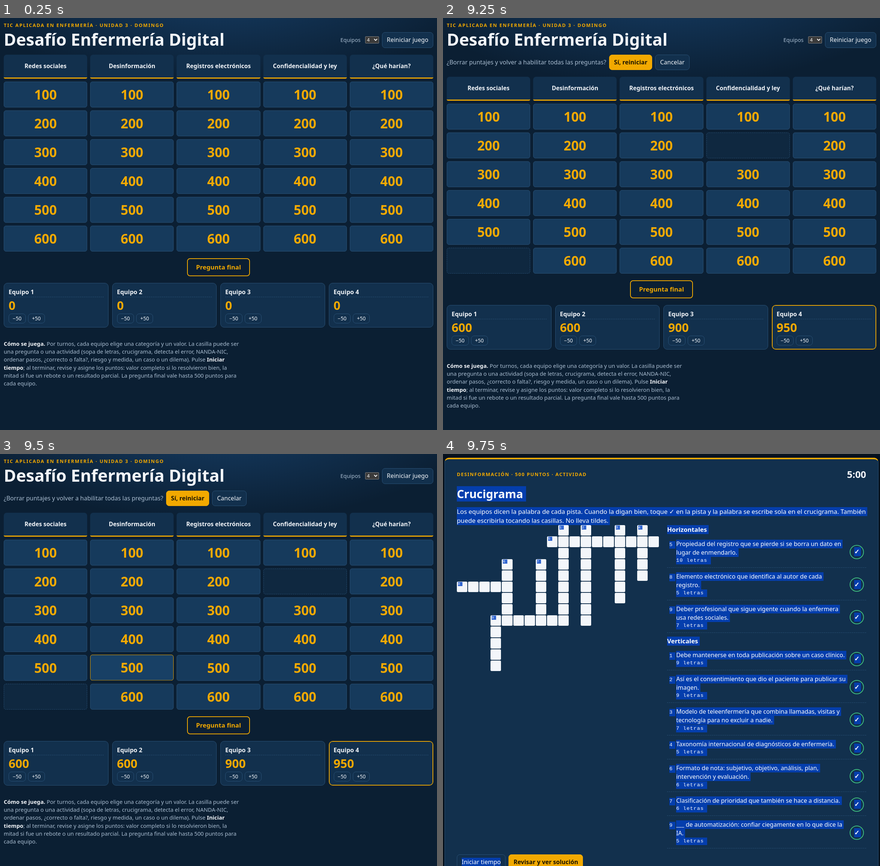
Above: before the commit, frames 1-4 (two rows, left to right).
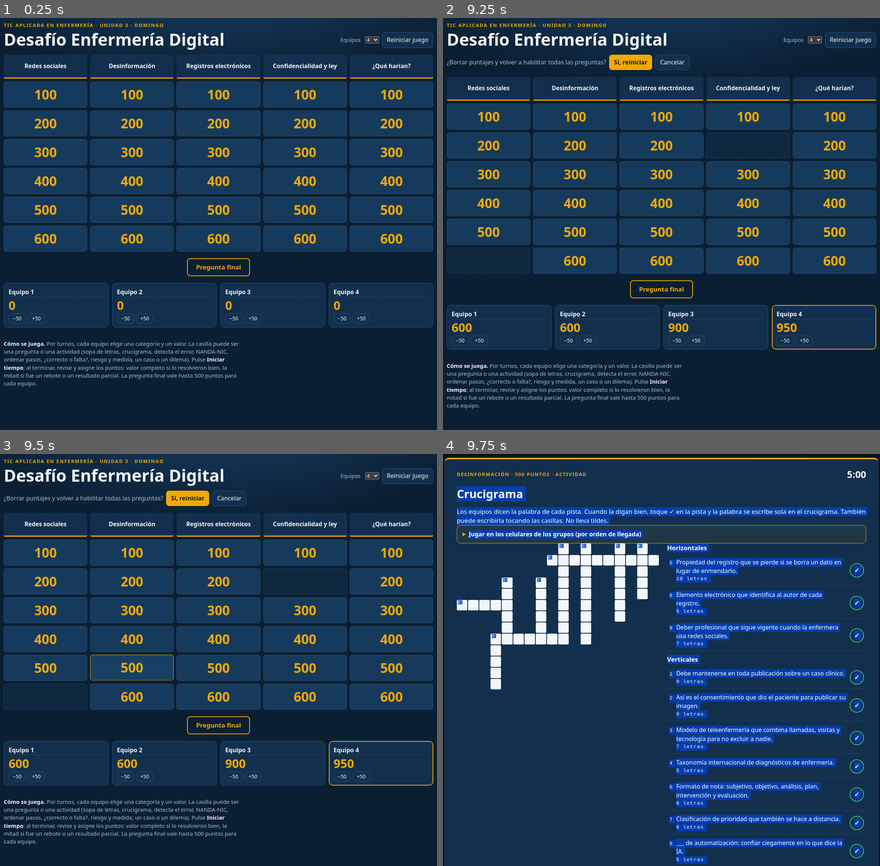
Above: after the commit, the same moments.

Repository: alexleon2021/juegos
Game: browser game, page index.html
The game is run twice, just before and just after one commit, with the same random seed, the same clock (stepped at 60 frames per second) and the same inputs.
Inputs (mouse positions are in pixels of both pictures, inside the frame that each line leads up to):
- Up to frame 1 (0.25 s): no input
- Up to frame 2 (9.25 s): move the mouse to (661, 174) at 1.07 s; click "200" at 1.27 s; move the mouse to (574, 133) at 1.67 s; click "Iniciar tiempo" at 1.77 s; click "Pausar tiempo" at 1.87 s; press the mouse at (748, 125) at 2.27 s; release the mouse at (661, 112) at 2.4 s; click "Cerrar y volver al tablero" at 2.47 s; tap Enter at 2.52, 7.52 s; move the mouse to (727, 191) at 2.87 s; click "+50" at 3.07 s; click "Reiniciar juego" at 3.27 s; move the mouse to (552, 224) at 3.47 s; click "600" at 3.67 s; press the mouse at (661, 137) at 4.07 s; release the mouse at (617, 244) at 4.2 s; click "Mostrar respuesta" at 4.27 s; move the mouse to (788, 186) at 4.67 s; click "Iniciar tiempo" at 4.77 s; click "Equipo 2" at 4.87 s; move the mouse to (530, 174) at 5.27 s; click "Equipo 3" at 5.47 s; press the mouse at (617, 244) at 5.87 s; release the mouse at (574, 153) at 6 s; click "Equipo 4" at 6.07 s; move the mouse to (705, 104) at 6.47 s; click "Equipo 1" at 6.67 s; move the mouse to (661, 195) at 7.07 s; click "Equipo 3" at 7.27 s; press the mouse at (574, 153) at 7.67 s; release the mouse at (552, 224) at 7.8 s; click "Pausar tiempo" at 7.87 s; move the mouse to (748, 145) at 8.27 s; click "Equipo 4" at 8.47 s; move the mouse to (727, 215) at 8.87 s; click "Cerrar y volver al tablero" at 9.07 s
- Up to frame 3 (9.5 s): click "Reiniciar juego" at 9.27 s; press the mouse at (109, 660) at 9.47 s
- Up to frame 4 (9.75 s): release the mouse at (530, 610) at 9.6 s; click "500" at 9.67 s

Frames 1-3 are identical in both runs. In frame 4, 23% of the frame differs, in the area x 3-97%, y 17-100%.

Commit message:
Sopa de letras y crucigrama en los celulares por orden de llegada
Nuevas páginas sopa.html y crucigrama.html para que cada grupo juegue en
su dispositivo y reciba un código al terminar. En el Desafío, un panel
registra el orden de llegada y reparte los puntos (los primeros 10 el
valor completo, luego bajan de 50 en 50) y comprueba los códigos.
También se puede escribir sobre las casillas ya llenas del crucigrama.

Co-Authored-By: Claude Opus 5.5 <noreply@anthropic.com>
Claude-Session: https://claude.ai/code/session_01BzibRJ6nt3WqvV9GiVbwqi

Diff:
--- a/actividades.js
+++ b/actividades.js
@@ -183,17 +183,17 @@
 const ACTIVIDADES={
  sopa:{title:"Sopa de letras",time:300,
   intro:"Los equipos deducen cada palabra a partir de su pista y la buscan en la sopa (horizontal, vertical, diagonal o al revés). Cuando la digan bien, toque ✓ en la pista y la palabra se marca sola. También puede arrastrar sobre las letras.",
-  render(box){
-    const ws=buildWS(Math.floor(Math.random()*100000));
+  render(box,names,opts={}){
+    const ws=buildWS(opts.seed!=null?opts.seed:Math.floor(Math.random()*100000));
     const grid=h("div",{class:"wsgrid",style:"grid-template-columns:repeat("+SIZE+",1fr)","aria-label":"Sopa de letras"});
     ws.grid.forEach((ch,i)=>grid.append(h("div",{class:"cell","data-i":i,text:ch})));
     const ol=h("ol",{class:"clues"});let reveal=false;
     const cellsOf=w=>ws.place.find(p=>p.w===w).cells;
     function markWord(w,on){if(on){ws.found.add(w);cellsOf(w).forEach(i=>grid.children[i].classList.add("found"));}
       else{ws.found.delete(w);const keep=new Set();ws.found.forEach(x=>cellsOf(x).forEach(i=>keep.add(i)));cellsOf(w).forEach(i=>{if(!keep.has(i))grid.children[i].classList.remove("found");});}
-      drawClues();}
+      drawClues();if(opts.onChange)opts.onChange(ws.found.size,WORDS.length);}
     function drawClues(){ol.innerHTML="";WORDS.forEach(([w,clue],k)=>{const got=ws.found.has(w);
-      const mark=reveal?null:h("button",{type:"button",class:"mark"+(got?" undo":""),title:got?"Desmarcar":"La dijeron bien","aria-label":(got?"Desmarcar ":"Marcar como dicha: ")+"pista "+(k+1),text:got?"↺":"✓",onclick:()=>markWord(w,!got)});
+      const mark=(reveal||opts.student)?null:h("button",{type:"button",class:"mark"+(got?" undo":""),title:got?"Desmarcar":"La dijeron bien","aria-label":(got?"Desmarcar ":"Marcar como dicha: ")+"pista "+(k+1),text:got?"↺":"✓",onclick:()=>markWord(w,!got)});
       ol.append(h("li",{class:got?"ok":(reveal?"miss":null)},h("span",{class:"n",text:String(k+1).padStart(2,"0")}),h("div",{},h("div",{text:clue}),h("div",{class:"ans",text:got||reveal?w:"_ ".repeat(w.length).trim()+"  ("+w.length+")"})),mark));});}
     box.append(h("div",{class:"split"},grid,h("div",{class:"col"},ol)));
     let start=null,line=[];
@@ -218,7 +218,7 @@
 
  cruci:{title:"Crucigrama",time:300,
   intro:"Los equipos dicen la palabra de cada pista. Cuando la digan bien, toque ✓ en la pista y la palabra se escribe sola en el crucigrama. También puede escribirla tocando las casillas. No lleva tildes.",
-  render(box){
+  render(box,names,opts={}){
     const {placed,letters,rows,cols,K}=CWD;let dir=0,active=null;
     const inp=(r,c)=>box.querySelector("#cw-"+r+"-"+c);
     const owner=new Map();placed.forEach((p,i)=>{for(let k=0;k<p.w.length;k++){const key=K(p.r+p.d*k,p.c+(1-p.d)*k);if(!owner.has(key))owner.set(key,{});owner.get(key)[p.d]=i;}});
@@ -231,11 +231,11 @@
     for(let r=0;r<rows;r++)for(let c=0;c<cols;c++){
       const key=K(r,c);
       if(!letters.has(key)){grid.append(h("div",{class:"cwblank"}));continue;}
-      const i=h("input",{id:"cw-"+r+"-"+c,maxlength:"1",autocomplete:"off",autocapitalize:"characters",spellcheck:"false","aria-label":"Fila "+(r+1)+", columna "+(c+1)});
+      const i=h("input",{id:"cw-"+r+"-"+c,autocomplete:"off",autocapitalize:"characters",spellcheck:"false","aria-label":"Fila "+(r+1)+", columna "+(c+1)});
       const o=owner.get(key);
       i.addEventListener("focus",()=>{if(o[dir]===undefined)dir=o[0]!==undefined?0:1;active=o[dir];highlight();});
       i.addEventListener("mousedown",()=>{if(document.activeElement===i&&o[0]!==undefined&&o[1]!==undefined){dir=1-dir;active=o[dir];highlight();}});
-      i.addEventListener("input",()=>{const v=i.value.toUpperCase().replace(/[^A-ZÑ]/g,"");i.value=v.slice(-1);i.parentElement.classList.remove("ok","bad");if(v)move(r,c,1);});
+      i.addEventListener("input",()=>{const v=i.value.toUpperCase().replace(/[^A-ZÑ]/g,"");i.value=v.slice(-1);i.parentElement.classList.remove("ok","bad");if(v)move(r,c,1);progress();});
       i.addEventListener("keydown",e=>{
         if(e.key==="Backspace"&&!i.value){e.preventDefault();move(r,c,-1);}
         const ar={ArrowRight:[0,1,0],ArrowLeft:[0,-1,0],ArrowDown:[1,0,1],ArrowUp:[-1,0,1]}[e.key];
@@ -243,6 +243,12 @@
       grid.append(h("div",{class:"cwcell"},nums.has(key)?h("span",{class:"num",text:nums.get(key)}):null,i));
     }
     const said=new Set();
+    // modo estudiante: las palabras completas se pintan de verde y se avisa el avance
+    function progress(){if(!opts.student)return;let ok=0;
+      placed.forEach((p,i)=>{const done=cellsOf(p).every(([e,ch])=>e.value===ch);if(done)ok++;box.querySelector('.clues li[data-i="'+i+'"]').classList.toggle("ok",done);});
+      grid.querySelectorAll(".cwcell").forEach(x=>x.classList.remove("ok"));
+      placed.forEach(p=>{if(cellsOf(p).every(([e,ch])=>e.value===ch))cellsOf(p).forEach(([e])=>e.parentElement.classList.add("ok"));});
+      if(opts.onChange)opts.onChange(ok,placed.length);}
     const cellsOf=p=>p.w.split("").map((ch,k)=>[inp(p.r+p.d*k,p.c+(1-p.d)*k),ch]);
     function markWord(i,on){const p=placed[i];
       if(on){said.add(i);cellsOf(p).forEach(([e,ch])=>{e.value=ch;e.parentElement.classList.add("ok");});}
@@ -250,7 +256,7 @@
       const li=box.querySelector('.clues li[data-i="'+i+'"]'),b=li.querySelector(".mark");
       li.classList.toggle("ok",on);b.textContent=on?"↺":"✓";b.classList.toggle("undo",on);b.title=on?"Desmarcar":"La dijeron bien";}
     placed.forEach((p,i)=>{
-      const mark=h("button",{type:"button",class:"mark",title:"La dijeron bien","aria-label":"Marcar como dicha: pista "+p.n,text:"✓",onclick:e=>{e.stopPropagation();markWord(i,!said.has(i));}});
+      const mark=opts.student?null:h("button",{type:"button",class:"mark",title:"La dijeron bien","aria-label":"Marcar como dicha: pista "+p.n,text:"✓",onclick:e=>{e.stopPropagation();markWord(i,!said.has(i));}});
       const li=h("li",{"data-i":i},h("span",{class:"n",text:p.n}),h("div",{},h("div",{text:p.clue}),h("div",{class:"ans",text:p.w.length+" letras"})),mark);
       li.onclick=()=>{dir=p.d;inp(p.r,p.c).focus();active=i;highlight();};lists[p.d].append(li);});
     box.append(h("div",{class:"split"},grid,h("div",{class:"col"},h("h3",{text:"Horizontales"}),lists[0],h("h3",{text:"Verticales"}),lists[1])));
@@ -347,4 +353,14 @@
   }}
 };
 window.ACTIVIDADES=ACTIVIDADES;
+
+/* ---------- código de "terminado" para las actividades en el celular ---------- */
+// Formato: SOPA · Equipo 3 · 4:32 · K7Q   (las 3 últimas letras comprueban que el código es auténtico)
+const firma=t=>{let x=7;for(const ch of "UNEMI-ENF|"+t)x=(Math.imul(x,31)+ch.charCodeAt(0))>>>0;return (x%46656).toString(36).toUpperCase().padStart(3,"0");};
+const norm=n=>n.trim().replace(/\s+/g," ").toUpperCase();
+window.CODIGOS={
+  make(pref,name,time){return pref+" · "+name.trim().replace(/\s+/g," ")+" · "+time+" · "+firma(pref+"|"+norm(name)+"|"+time);},
+  check(text){const m=/(SOPA|CRUCI)\s*·\s*(.+?)\s*·\s*(\d+:\d\d)\s*·\s*([0-9A-Z]{3})/i.exec(text||"");
+    if(!m)return null;return {act:m[1].toUpperCase(),name:m[2],time:m[3],ok:firma(m[1].toUpperCase()+"|"+norm(m[2])+"|"+m[3])===m[4].toUpperCase()};}
+};
 })();
--- /dev/null
+++ b/crucigrama.html
@@ -0,0 +1,49 @@
+<!doctype html>
+<html lang="es">
+<head>
+<meta charset="utf-8">
+<meta name="viewport" content="width=device-width, initial-scale=1, viewport-fit=cover">
+<title>Crucigrama · Desafío Enfermería Digital</title>
+<meta name="description" content="Crucigrama por grupos de la Unidad 3 de TIC aplicada en Enfermería.">
+<link rel="preconnect" href="https://fonts.googleapis.com">
+<link rel="stylesheet" href="https://fonts.googleapis.com/css2?family=Bricolage+Grotesque:opsz,wght@12..96,500;12..96,700;12..96,800&family=Source+Sans+3:wght@400;600;700&family=JetBrains+Mono:wght@500;700&display=swap">
+<link rel="stylesheet" href="estilos.css">
+</head>
+<body data-act="cruci">
+<div class="wrap play-page">
+  <header>
+    <div>
+      <div class="kicker">Desafío Enfermería Digital · Unidad 3</div>
+      <h1>Crucigrama</h1>
+    </div>
+  </header>
+
+  <section id="intro" class="play-card">
+    <p>Completen el crucigrama con conceptos de los Temas 3 y 4. Toquen una casilla para escribir; tóquenla otra vez para cambiar entre horizontal y vertical. También pueden tocar una pista para ir a su palabra. No lleva tildes. Las palabras correctas se ponen en verde.</p>
+    <p>Cuando completen las 10 palabras, la página les dará un <b>código</b>. Péguenlo en el chat de Meet: los primeros grupos en llegar ganan más puntos.</p>
+    <label for="groupName" class="lbl">Nombre del grupo</label>
+    <input id="groupName" class="name-in" placeholder="Ej.: Equipo 3" autocomplete="off" maxlength="40">
+    <p class="err" id="nameErr" hidden>Escriban el nombre del grupo para empezar.</p>
+    <button type="button" class="primary big" id="startBtn">Empezar</button>
+  </section>
+
+  <section id="play" hidden>
+    <div class="play-bar">
+      <span class="who" id="who"></span>
+      <span class="count" id="count"></span>
+      <span class="clock" id="clock">0:00</span>
+      <div class="progress"><div id="bar"></div></div>
+    </div>
+    <div class="done" id="done" hidden>
+      <h2>¡Terminaron!</h2>
+      <p>Copien este código y péguenlo en el chat de Meet:</p>
+      <div class="code" id="code"></div>
+      <button type="button" class="primary" id="copyBtn">Copiar código</button>
+    </div>
+    <div id="box" class="act-box"></div>
+  </section>
+</div>
+<script src="actividades.js"></script>
+<script src="jugar.js"></script>
+</body>
+</html>
--- a/estilos.css
+++ b/estilos.css
@@ -171,3 +171,37 @@
 .clues .mark{align-self:center;width:38px;height:38px;padding:0;border-radius:50%;font-weight:800;font-size:1.05rem;border:2px solid var(--ok);color:var(--ok);background:transparent}
 .clues .mark:hover{background:rgba(63,191,127,.18)}
 .clues .mark.undo{border-color:var(--line);color:var(--muted);font-size:.95rem}
+
+/* ---------- competencia por orden de llegada (panel de la docente) ---------- */
+.race{border:1px solid var(--gold);border-radius:10px;background:rgba(242,169,0,.06)}
+.race summary{cursor:pointer;padding:12px 14px;font-family:var(--display);font-weight:700;color:var(--gold)}
+.race-body{display:grid;gap:10px;padding:0 14px 14px}
+.race-body p{margin:0}
+.step-t{font-weight:700;margin-top:6px!important}
+.link{font-family:"JetBrains Mono",ui-monospace,monospace;background:var(--tile);border:1px solid var(--line);border-radius:6px;padding:6px 10px;word-break:break-all;user-select:all}
+.num-in{width:5em;font:inherit;color:var(--ink);background:var(--tile);border:1px solid var(--line);border-radius:6px;padding:4px 8px}
+.code-in{flex:1 1 260px;min-width:0;font:inherit;color:var(--ink);background:var(--tile);border:1px solid var(--line);border-radius:6px;padding:6px 10px}
+.race-teams .award:disabled{opacity:.35}
+.race-list{margin:0;padding-left:1.6em;columns:2 220px;font-family:"JetBrains Mono",ui-monospace,monospace;font-size:.92rem}
+.small-btn{justify-self:start;font-size:.88rem;padding:4px 10px}
+.v-out.good{color:var(--ok);font-weight:700}
+.v-out.bad{color:var(--bad);font-weight:700}
+
+/* ---------- página de los estudiantes (sopa.html, crucigrama.html) ---------- */
+.play-page{max-width:1100px}
+.play-card{background:var(--panel);border:1px solid var(--line);border-radius:12px;padding:20px;display:grid;gap:12px;max-width:640px}
+.play-card p{margin:0}
+.name-in{font:inherit;font-size:1.1rem;color:var(--ink);background:var(--tile);border:1px solid var(--line);border-radius:8px;padding:10px 12px}
+.err{color:var(--bad)!important;font-weight:700}
+.primary.big{font-size:1.1rem;padding:12px 20px;justify-self:start}
+.play-bar{position:sticky;top:env(safe-area-inset-top,0px);z-index:5;display:flex;flex-wrap:wrap;gap:8px 16px;align-items:center;background:var(--night);padding:10px 0;border-bottom:1px solid var(--line);margin-bottom:12px}
+.play-bar .who{font-weight:700}
+.play-bar .count{color:var(--gold);font-weight:700}
+.play-bar .clock{font-family:"JetBrains Mono",ui-monospace,monospace;font-weight:700;margin-left:auto}
+.progress{flex-basis:100%;height:6px;background:var(--tile);border-radius:3px;overflow:hidden}
+.progress div{height:100%;width:0;background:var(--gold);transition:width .3s}
+.done{border:2px solid var(--ok);background:rgba(63,191,127,.1);border-radius:12px;padding:18px;display:grid;gap:10px;margin-bottom:16px;text-align:center;justify-items:center}
+.done h2{font-family:var(--display);margin:0;color:var(--ok)}
+.done p{margin:0}
+.code{font-family:"JetBrains Mono",ui-monospace,monospace;font-size:clamp(1rem,4vw,1.4rem);font-weight:700;background:var(--tile);border:1px solid var(--line);border-radius:8px;padding:10px 14px;user-select:all;word-break:break-word}
+.act-box.locked{pointer-events:none;opacity:.7}
--- a/juego.js
+++ b/juego.js
@@ -77,6 +77,7 @@
     ex.appendChild(el("p",{class:"ctx"},A.intro));
     const box=el("div",{class:"act-box"}); ex.appendChild(box);
     cur.activity=A.render(box,state.names.slice(0,state.n));
+    if(q.act==="sopa"||q.act==="cruci") ex.insertBefore(buildRace(q.act,v),box);
     $("showBtn").textContent="Revisar y ver solución";
     setTimer(A.time);
   }else{
@@ -89,6 +90,58 @@
   }
   show();
 }
+/* ---------- competencia en los celulares: orden de llegada ---------- */
+function buildRace(act,base){
+  const url=new URL(act==="sopa"?"sopa.html":"crucigrama.html",location.href).href;
+  const panel=el("details",{class:"race"});
+  panel.appendChild(el("summary",null,"Jugar en los celulares de los grupos (por orden de llegada)"));
+  const body=el("div",{class:"race-body"}); panel.appendChild(body);
+
+  // 1. enlace
+  body.appendChild(el("p",{class:"step-t"},"1. Envíe este enlace por el chat de Meet:"));
+  const linkRow=el("div",{class:"row"});
+  const link=el("code",{class:"link"},url);
+  const copy=el("button",{type:"button"},"Copiar enlace");
+  copy.addEventListener("click",()=>{const done=()=>copy.textContent="Copiado ✓";
+    const sel=()=>{const r=document.createRange();r.selectNodeContents(link);const s=getSelection();s.removeAllRanges();s.addRange(r);copy.textContent="Selecciónelo y cópielo";};
+    try{navigator.clipboard.writeText(url).then(done,sel);}catch(e){sel();}});
+  linkRow.append(link,copy); body.appendChild(linkRow);
+
+  // 2. reglas de puntos
+  body.appendChild(el("p",{class:"step-t"},"2. Puntos según el orden de llegada:"));
+  const cfg=el("div",{class:"row"});
+  const nIn=el("input",{type:"number",min:"1",max:"25",value:"10",class:"num-in","aria-label":"Cuántos grupos ganan el puntaje completo"});
+  const stIn=el("input",{type:"number",min:"0",step:"10",value:"50",class:"num-in","aria-label":"Cuánto baja por cada puesto"});
+  cfg.append(el("span",null,"Los primeros"),nIn,el("span",null,"ganan "+base+"; después baja"),stIn,el("span",null,"por puesto (mínimo 50)."));
+  body.appendChild(cfg);
+  const pts=place=>{const n=+nIn.value||10,st=+stIn.value||0;return place<=n?base:Math.max(50,base-st*(place-n));};
+
+  // 3. orden de llegada
+  body.appendChild(el("p",{class:"step-t"},"3. Cuando un grupo pegue su código en el chat, tóquelo aquí en ese orden:"));
+  const btns=el("div",{class:"row race-teams"}); body.appendChild(btns);
+  const list=el("ol",{class:"race-list"}); body.appendChild(list);
+  const undo=el("button",{type:"button",class:"small-btn"},"Deshacer el último"); undo.disabled=true; body.appendChild(undo);
+  const order=[];
+  for(let i=0;i<state.n;i++){
+    const b=el("button",{type:"button",class:"award"},state.names[i]);
+    b.addEventListener("click",()=>{const place=order.length+1,p=pts(place);order.push({i,p,b});state.scores[i]+=p;save();renderScores();b.disabled=true;drawList();});
+    btns.appendChild(b);
+  }
+  function drawList(){list.innerHTML="";order.forEach((o,k)=>list.appendChild(el("li",null,state.names[o.i]+" · +"+o.p)));undo.disabled=!order.length;}
+  undo.addEventListener("click",()=>{const o=order.pop();if(!o)return;state.scores[o.i]-=o.p;save();renderScores();o.b.disabled=false;drawList();});
+
+  // 4. comprobar un código
+  body.appendChild(el("p",{class:"step-t"},"¿Duda de un código? Péguelo aquí para comprobarlo:"));
+  const vRow=el("div",{class:"row"});
+  const vIn=el("input",{type:"text",class:"code-in",placeholder:"SOPA · Equipo 3 · 4:32 · K7Q","aria-label":"Código a comprobar"});
+  const vOut=el("span",{class:"v-out"});
+  vIn.addEventListener("input",()=>{const r=window.CODIGOS.check(vIn.value);
+    vOut.className="v-out "+(r?(r.ok?"good":"bad"):"");
+    vOut.textContent=!vIn.value.trim()?"":!r?"No parece un código de la actividad.":r.ok?"Código válido: "+r.name+" terminó en "+r.time+".":"Código no válido: fue modificado.";});
+  vRow.append(vIn,vOut); body.appendChild(vRow);
+  return panel;
+}
+
 function openFinal(){
   cur={final:true,v:500,q:FINAL};
   document.querySelector("#overlay .card").classList.remove("wide");
--- /dev/null
+++ b/jugar.js
@@ -0,0 +1,50 @@
+// =============================================================
+// PÁGINA PARA LOS ESTUDIANTES (sopa.html y crucigrama.html)
+// Cada grupo resuelve la actividad en su celular o computadora.
+// Al terminar recibe un código para pegar en el chat de Meet.
+// =============================================================
+(function(){
+"use strict";
+const ACT=document.body.dataset.act;            // "sopa" o "cruci"
+const PREF=ACT==="sopa"?"SOPA":"CRUCI";
+const A=window.ACTIVIDADES[ACT];
+const $=id=>document.getElementById(id);
+const fmt=s=>Math.floor(s/60)+":"+String(s%60).padStart(2,"0");
+
+let t0=0,tick=null,done=false;
+
+$("startBtn").addEventListener("click",()=>{
+  const name=$("groupName").value.trim();
+  if(!name){$("nameErr").hidden=false;$("groupName").focus();return;}
+  $("nameErr").hidden=true;
+  $("intro").hidden=true;$("play").hidden=false;
+  $("who").textContent=name;
+  A.render($("box"),[],{student:true,seed:20261107,onChange:(n,total)=>{
+    $("count").textContent=n+" de "+total;
+    $("bar").style.width=(100*n/total)+"%";
+    if(n===total&&!done)finish(name);
+  }});
+  $("count").textContent="0 de "+(ACT==="sopa"?12:10);
+  t0=Date.now();
+  tick=setInterval(()=>{$("clock").textContent=fmt(Math.floor((Date.now()-t0)/1000));},1000);
+  window.scrollTo(0,0);
+});
+$("groupName").addEventListener("keydown",e=>{if(e.key==="Enter")$("startBtn").click();});
+
+function finish(name){
+  done=true;clearInterval(tick);
+  const time=fmt(Math.floor((Date.now()-t0)/1000));
+  $("clock").textContent=time;
+  const code=window.CODIGOS.make(PREF,name,time);
+  $("code").textContent=code;
+  $("done").hidden=false;
+  $("box").classList.add("locked");
+  $("done").scrollIntoView({behavior:"smooth",block:"center"});
+}
+$("copyBtn").addEventListener("click",()=>{
+  const txt=$("code").textContent;
+  const ok=()=>{$("copyBtn").textContent="Copiado ✓";};
+  const fallback=()=>{const r=document.createRange();r.selectNodeContents($("code"));const s=getSelection();s.removeAllRanges();s.addRange(r);$("copyBtn").textContent="Selecciónelo y cópielo";};
+  try{navigator.clipboard.writeText(txt).then(ok,fallback);}catch(e){fallback();}
+});
+})();
--- /dev/null
+++ b/sopa.html
@@ -0,0 +1,49 @@
+<!doctype html>
+<html lang="es">
+<head>
+<meta charset="utf-8">
+<meta name="viewport" content="width=device-width, initial-scale=1, viewport-fit=cover">
+<title>Sopa de Letras · Desafío Enfermería Digital</title>
+<meta name="description" content="Sopa de letras por grupos de la Unidad 3 de TIC aplicada en Enfermería.">
+<link rel="preconnect" href="https://fonts.googleapis.com">
+<link rel="stylesheet" href="https://fonts.googleapis.com/css2?family=Bricolage+Grotesque:opsz,wght@12..96,500;12..96,700;12..96,800&family=Source+Sans+3:wght@400;600;700&family=JetBrains+Mono:wght@500;700&display=swap">
+<link rel="stylesheet" href="estilos.css">
+</head>
+<body data-act="sopa">
+<div class="wrap play-page">
+  <header>
+    <div>
+      <div class="kicker">Desafío Enfermería Digital · Unidad 3</div>
+      <h1>Sopa de letras</h1>
+    </div>
+  </header>
+
+  <section id="intro" class="play-card">
+    <p>Deduzcan cada palabra a partir de su pista y búsquenla en la sopa. Pueden estar en horizontal, vertical, diagonal y al revés. Para marcar una palabra, arrastren el dedo o el mouse sobre sus letras.</p>
+    <p>Cuando encuentren las 12 palabras, la página les dará un <b>código</b>. Péguenlo en el chat de Meet: los primeros grupos en llegar ganan más puntos.</p>
+    <label for="groupName" class="lbl">Nombre del grupo</label>
+    <input id="groupName" class="name-in" placeholder="Ej.: Equipo 3" autocomplete="off" maxlength="40">
+    <p class="err" id="nameErr" hidden>Escriban el nombre del grupo para empezar.</p>
+    <button type="button" class="primary big" id="startBtn">Empezar</button>
+  </section>
+
+  <section id="play" hidden>
+    <div class="play-bar">
+      <span class="who" id="who"></span>
+      <span class="count" id="count"></span>
+      <span class="clock" id="clock">0:00</span>
+      <div class="progress"><div id="bar"></div></div>
+    </div>
+    <div class="done" id="done" hidden>
+      <h2>¡Terminaron!</h2>
+      <p>Copien este código y péguenlo en el chat de Meet:</p>
+      <div class="code" id="code"></div>
+      <button type="button" class="primary" id="copyBtn">Copiar código</button>
+    </div>
+    <div id="box" class="act-box"></div>
+  </section>
+</div>
+<script src="actividades.js"></script>
+<script src="jugar.js"></script>
+</body>
+</html>
